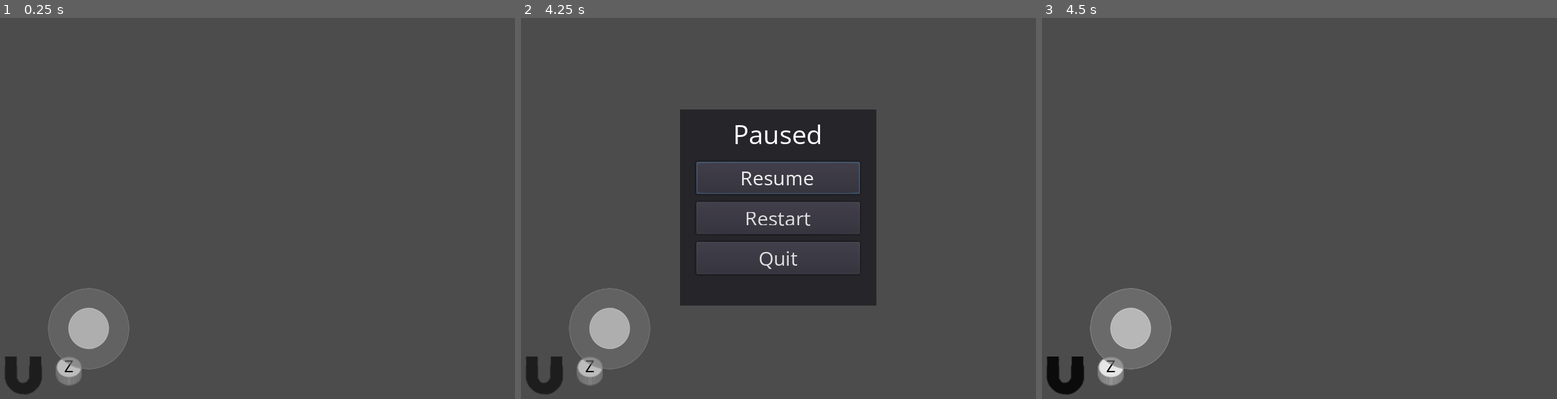
Above: before the commit, frames 1-3 (left to right).
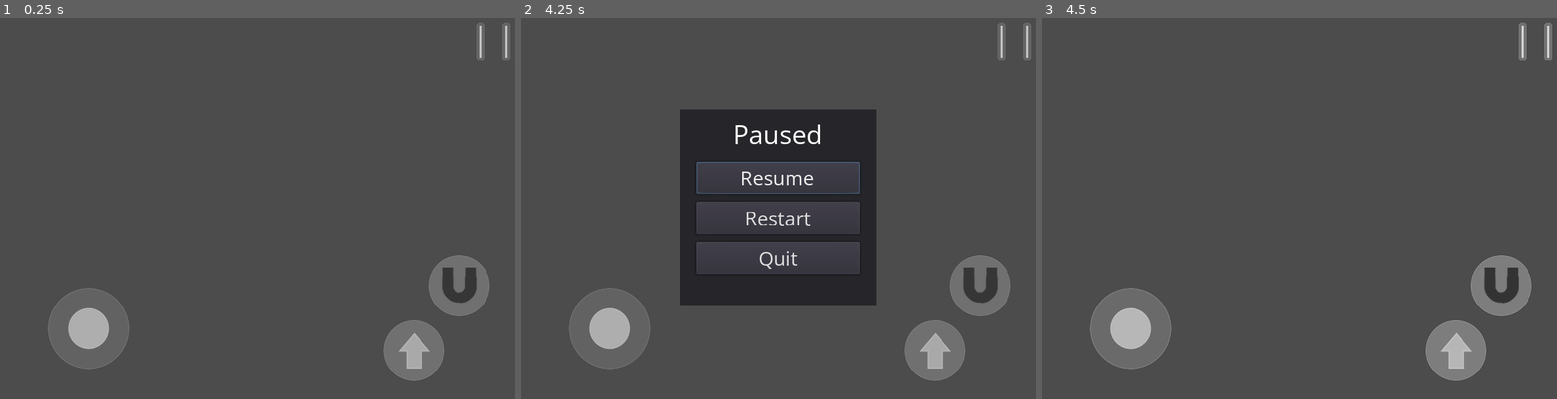
Above: after the commit, the same moments.

Repository: tomas7770/puzzle-ball
Game: Godot game, scene res://Scenes/UI/GameHUD/GameHUD.tscn
The game is run twice, just before and just after one commit, with the same random seed, the same clock (stepped at 60 frames per second) and the same inputs. This scene is started directly instead of the project's main scene.
Inputs (mouse positions are in pixels of both pictures, inside the frame that each line leads up to):
- Up to frame 1 (0.25 s): no input
- Up to frame 2 (4.25 s): tap Enter at 0.5, 2, 3.5 s; move the mouse to (891, 189) at 0.52 s; hold Right (plr1_right) 0.53-1.25 s; hold E (plr1_interact) 0.53-1.25 s; click (891, 189) at 0.67 s; tap Space (plr1_jump) at 0.77, 1.07, 1.25, 3.77, 3.8, 4.07 s; tap Z (plr1_magnet) at 0.8 s; drag from (675, 227) to (752, 284) at 1.27 s; move the mouse to (830, 120) at 2.02 s; hold Right (plr1_right) 2.03-2.75 s; hold Space (plr1_jump) 2.03-2.75 s; tap E (plr1_interact) at 2.3 s; drag from (752, 284) to (618, 147) at 2.77 s; move the mouse to (933, 265) at 3.52 s; hold Left (plr1_left) from 3.53 s (still down); hold Z (plr1_magnet) from 3.53 s (still down); tap Escape (plr1_pause) at 4.15 s
- Up to frame 3 (4.5 s): release Left (plr1_left) at 4.25 s; release Z (plr1_magnet) at 4.25 s; click "Restart" at 4.25 s

The runs differ from the first frame. In frame 1, 3.6% of the frame differs, in the area x 1-100%, y 1-99%; in frame 2, 3.6%; in frame 3, 4.0%, in the area x 0-100%, y 1-99%.
Error in both runs: Invalid call. Nonexistent function 'get_player' in base 'Control (GameHUD.gd)'. (res://LevelManager.gd:26)

Commit message:
Implement remaining touchscreen controls

Diff:
--- a/Scenes/UI/GameHUD/GameHUD.gd
+++ b/Scenes/UI/GameHUD/GameHUD.gd
@@ -6,12 +6,19 @@
 onready var magnet_button_label = $MagnetContainer/ButtonTexture/Label
 onready var pause_panel = $PausePanel
 
+var touchscreen_mode = false
+
 var interaction_hint_map = {}
 
 var is_paused = false
 
 func _ready():
-	if !OS.has_touchscreen_ui_hint():
+	if OS.has_touchscreen_ui_hint():
+		touchscreen_mode = true
+		magnet_icon.visible = false
+		magnet_button_label.visible = false
+		$MagnetContainer/ButtonTexture.visible = false
+	else:
 		$TouchControls.queue_free()
 
 	var events = InputMap.get_action_list("plr1_magnet")
@@ -67,19 +74,29 @@
 		interaction_hint.rect_position = camera.unproject_position(target_position)
 
 func _on_plr_entered_interaction_area(area):
+	if touchscreen_mode:
+		$TouchControls.show_interact_button()
+		return
 	var interaction_hint = interaction_hint_scene.instance()
 	interaction_hint_map[area] = interaction_hint
 	add_child(interaction_hint)
 	move_child(interaction_hint, 0)
 
 func _on_plr_exited_interaction_area(area):
+	if touchscreen_mode:
+		$TouchControls.hide_interact_button()
+		return
 	var interaction_hint = interaction_hint_map.get(area)
 	if interaction_hint:
 		remove_child(interaction_hint)
 		interaction_hint_map.erase(area)
 
 func _on_plr_magnet_enabled():
+	if touchscreen_mode:
+		$TouchControls.on_magnet_enabled()
 	magnet_icon.self_modulate.v = 1.0
 
 func _on_plr_magnet_disabled():
+	if touchscreen_mode:
+		$TouchControls.on_magnet_disabled()
 	magnet_icon.self_modulate.v = 0.0
--- a/Scenes/UI/TouchControls/TouchControls.gd
+++ b/Scenes/UI/TouchControls/TouchControls.gd
@@ -12,6 +12,8 @@
 
 onready var stick_control = $Viewport/StickControl
 onready var stick_center = $Viewport/StickControl/StickCenter
+
+onready var magnet_icon = $Viewport/MagnetButton/TextureRect
 
 var analog_pressed = false
 var analog_finger_index
@@ -87,3 +89,15 @@
 func _get_stick_strength(input_pos):
 	var input_vector = (input_pos - _get_stick_center_pos()).limit_length(ANALOG_STICK_ACT_RADIUS)
 	return input_vector.x / ANALOG_STICK_ACT_RADIUS
+
+func show_interact_button():
+	$Viewport/InteractButton.visible = true
+
+func hide_interact_button():
+	$Viewport/InteractButton.visible = false
+
+func on_magnet_enabled():
+	magnet_icon.self_modulate.v = 1.0
+
+func on_magnet_disabled():
+	magnet_icon.self_modulate.v = 0.0
--- a/Scenes/UI/TouchControls/TouchControls.tscn
+++ b/Scenes/UI/TouchControls/TouchControls.tscn
@@ -1,8 +1,28 @@
-[gd_scene load_steps=5 format=2]
+[gd_scene load_steps=15 format=2]
 
 [ext_resource path="res://textures/UI/analogstick_base.png" type="Texture" id=1]
 [ext_resource path="res://Scenes/UI/TouchControls/TouchControls.gd" type="Script" id=2]
 [ext_resource path="res://textures/UI/analogstick_control.png" type="Texture" id=3]
+[ext_resource path="res://textures/UI/touchscreen_button_normal.png" type="Texture" id=4]
+[ext_resource path="res://textures/UI/touchscreen_button_pressed.png" type="Texture" id=5]
+[ext_resource path="res://textures/UI/touchscreen_interact_normal.png" type="Texture" id=6]
+[ext_resource path="res://textures/UI/touchscreen_interact_pressed.png" type="Texture" id=7]
+[ext_resource path="res://Fonts/OpenSans.ttf" type="DynamicFontData" id=8]
+[ext_resource path="res://textures/UI/touchscreen_arrow.png" type="Texture" id=9]
+[ext_resource path="res://textures/UI/touchscreen_magnet.png" type="Texture" id=10]
+
+[sub_resource type="DynamicFont" id=2]
+size = 32
+font_data = ExtResource( 8 )
+
+[sub_resource type="RectangleShape2D" id=3]
+extents = Vector2( 40, 40 )
+
+[sub_resource type="DynamicFont" id=4]
+size = 50
+outline_size = 5
+outline_color = Color( 1, 1, 1, 0.705882 )
+font_data = ExtResource( 8 )
 
 [sub_resource type="ViewportTexture" id=1]
 viewport_path = NodePath("Viewport")
@@ -51,6 +71,119 @@
 margin_bottom = 32.0
 texture = ExtResource( 3 )
 
+[node name="JumpButton" type="Control" parent="Viewport"]
+anchor_left = 1.0
+anchor_top = 1.0
+anchor_right = 1.0
+anchor_bottom = 1.0
+margin_left = -210.0
+margin_top = -130.0
+margin_right = -114.0
+margin_bottom = -34.0
+
+[node name="JumpButton" type="TouchScreenButton" parent="Viewport/JumpButton"]
+self_modulate = Color( 1, 1, 1, 0.623529 )
+normal = ExtResource( 4 )
+pressed = ExtResource( 5 )
+action = "plr1_jump"
+
+[node name="TextureRect" type="TextureRect" parent="Viewport/JumpButton"]
+self_modulate = Color( 1, 1, 1, 0.627451 )
+anchor_left = 0.5
+anchor_top = 0.5
+anchor_right = 0.5
+anchor_bottom = 0.5
+margin_left = -28.0
+margin_top = -28.0
+margin_right = 28.0
+margin_bottom = 28.0
+texture = ExtResource( 9 )
+
+[node name="MagnetButton" type="Control" parent="Viewport"]
+anchor_left = 1.0
+anchor_top = 1.0
+anchor_right = 1.0
+anchor_bottom = 1.0
+margin_left = -140.0
+margin_top = -230.0
+margin_right = -44.0
+margin_bottom = -134.0
+
+[node name="MagnetButton" type="TouchScreenButton" parent="Viewport/MagnetButton"]
+self_modulate = Color( 1, 1, 1, 0.623529 )
+normal = ExtResource( 4 )
+pressed = ExtResource( 5 )
+action = "plr1_magnet"
+
+[node name="TextureRect" type="TextureRect" parent="Viewport/MagnetButton"]
+self_modulate = Color( 0, 0, 0, 0.627451 )
+anchor_left = 0.5
+anchor_top = 0.5
+anchor_right = 0.5
+anchor_bottom = 0.5
+margin_left = -28.0
+margin_top = -28.0
+margin_right = 28.0
+margin_bottom = 28.0
+texture = ExtResource( 10 )
+
+[node name="InteractButton" type="Control" parent="Viewport"]
+visible = false
+anchor_left = 0.5
+anchor_top = 1.0
+anchor_right = 0.5
+anchor_bottom = 1.0
+margin_left = -70.0
+margin_top = -230.0
+margin_right = 100.0
+margin_bottom = -180.0
+
+[node name="InteractButton" type="TouchScreenButton" parent="Viewport/InteractButton"]
+self_modulate = Color( 1, 1, 1, 0.705882 )
+normal = ExtResource( 6 )
+pressed = ExtResource( 7 )
+action = "plr1_interact"
+
+[node name="Label" type="Label" parent="Viewport/InteractButton"]
+anchor_left = 0.5
+anchor_top = 0.5
+anchor_right = 0.5
+anchor_bottom = 0.5
+margin_left = -57.5
+margin_top = -22.5
+margin_right = 57.5
+margin_bottom = 22.5
+custom_colors/font_color = Color( 0, 0, 0, 1 )
+custom_fonts/font = SubResource( 2 )
+text = "Interact"
+clip_text = true
+
+[node name="PauseButton" type="Control" parent="Viewport"]
+anchor_left = 1.0
+anchor_right = 1.0
+margin_left = -80.0
+margin_bottom = 80.0
+
+[node name="PauseButton" type="TouchScreenButton" parent="Viewport/PauseButton"]
+self_modulate = Color( 1, 1, 1, 0.623529 )
+shape = SubResource( 3 )
+action = "plr1_pause"
+
+[node name="Label" type="Label" parent="Viewport/PauseButton"]
+self_modulate = Color( 1, 1, 1, 0.705882 )
+anchor_left = 0.5
+anchor_top = 0.5
+anchor_right = 0.5
+anchor_bottom = 0.5
+margin_left = -33.5
+margin_top = -34.5
+margin_right = 33.5
+margin_bottom = 34.5
+custom_fonts/font = SubResource( 4 )
+text = "| |"
+align = 1
+valign = 1
+
 [node name="ViewportRect" type="TextureRect" parent="."]
 anchor_right = 1.0
 anchor_bottom = 1.0
Binary file added: textures/UI/touchscreen_arrow.png
Not shown, added: textures/UI/touchscreen_arrow.png.import
Binary file added: textures/UI/touchscreen_button_normal.png
Not shown, added: textures/UI/touchscreen_button_normal.png.import
Binary file added: textures/UI/touchscreen_button_pressed.png
Not shown, added: textures/UI/touchscreen_button_pressed.png.import
Binary file added: textures/UI/touchscreen_interact_normal.png
Not shown, added: textures/UI/touchscreen_interact_normal.png.import
Binary file added: textures/UI/touchscreen_interact_pressed.png
Not shown, added: textures/UI/touchscreen_interact_pressed.png.import
Binary file added: textures/UI/touchscreen_magnet.png
Not shown, added: textures/UI/touchscreen_magnet.png.import
